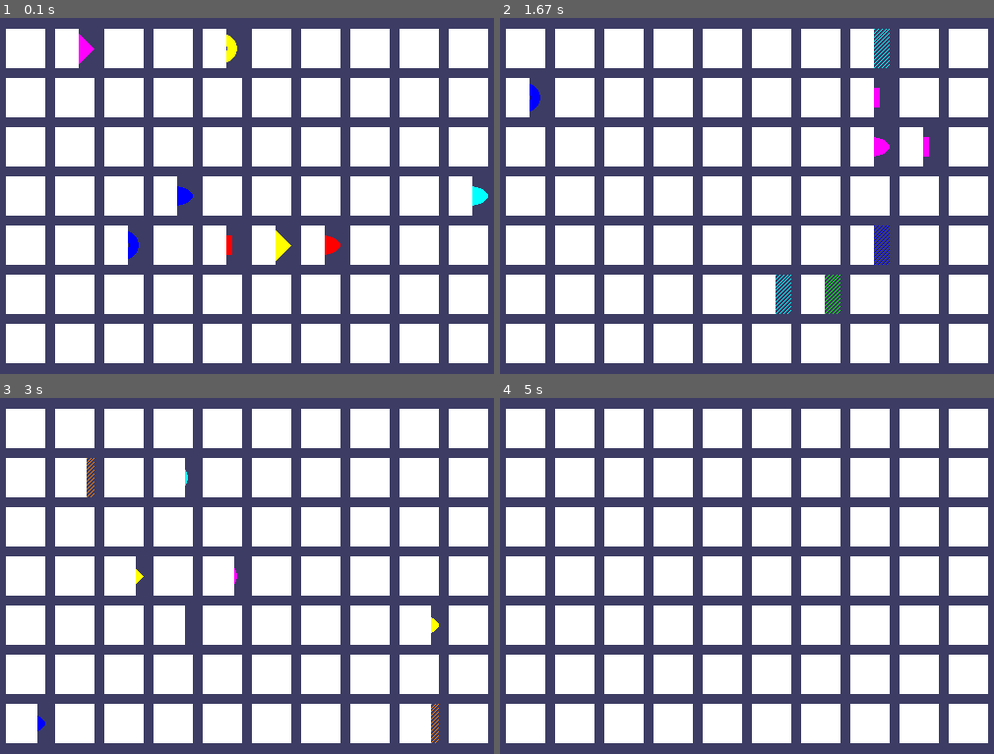
Above: before the commit, frames 1-4 (two rows, left to right).
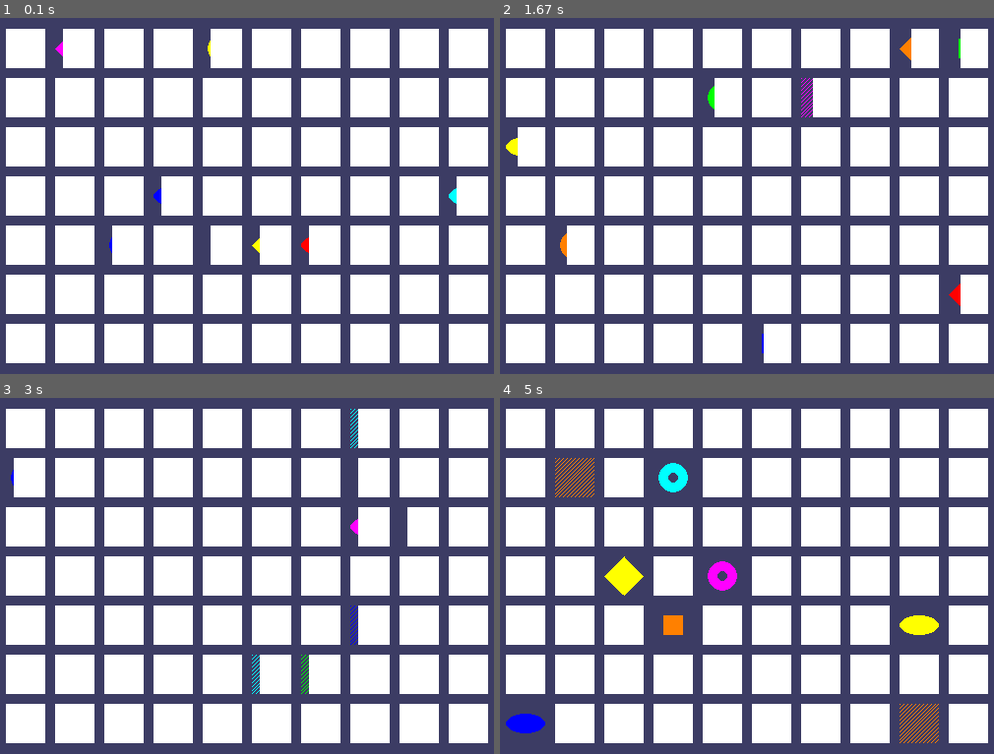
Above: after the commit, the same moments.

Repository: VasilakiG/PyGame
Game: pygame game, started from 3. Chapter/memorypuzzleModified.py
Same seed, same stepped clock (60 frames per second), same inputs: the game is played once before the commit and once after it.
Inputs:
- Up to frame 1 (0.1 s): no input
- Up to frame 2 (1.67 s): no input
- Up to frame 3 (3 s): no input
- Up to frame 4 (5 s): no input

The runs differ from the first frame. In frame 1, 4.2% of the frame differs, in the area x 11-99%, y 3-70%; in frame 2, 4.9%; in frame 3, 2.8%; in frame 4, 7.0%, in the area x 1-89%, y 16-97%.

Commit message:
UPD: Modified MemoryPuzzle and left the original

Diff:
--- a/3. Chapter/memorypuzzle.py
+++ b/3. Chapter/memorypuzzleModified.py
@@ -9,7 +9,9 @@
 FPS = 30 #frames per second
 WINDOW_WIDTH = 640 #size of window's width in pixels
 WINDOW_HEIGHT = 480 #size of window's height in pixels
-REVEAL_SPEED = 8 #speed boxes' sliding reveals and covers
+#--------овде е направена промена-------------
+REVEAL_SPEED = 4
+#---------------------------------------------
 BOX_SIZE = 40 #size of box height & width in pixels
 GAP_SIZE = 10 #size of gap between boxes in pixels
 BOARD_WIDTH = 10 #number of columns of icons
@@ -205,26 +207,27 @@
 
 
 def drawBoxCovers(board, boxes, coverage):
-    #Draws boxes being covererd/revealed. "boxes" is a list of two-item lists, which have the x & y spot of the box
     for box in boxes:
         left, top = leftTopCoordsOfBox(box[0], box[1])
         pygame.draw.rect(DISPLAY_SURFACE, BG_COLOR, (left, top, BOX_SIZE, BOX_SIZE))
+
         shape, color = getShapeAndColor(board, box[0], box[1])
         drawIcon(shape, color, box[0], box[1])
-        if coverage > 0: #only draw the cover if there is an coverage
-            pygame.draw.rect(DISPLAY_SURFACE, BOX_COLOR, (left, top, coverage, BOX_SIZE))
+
+        if coverage > 0:
+            #---------овде е направена измена---------------
+            pygame.draw.rect(DISPLAY_SURFACE, BOX_COLOR, (left + BOX_SIZE - coverage, top, coverage, BOX_SIZE))
+            #-----------------------------------------------
     pygame.display.update()
     FPS_CLOCK.tick(FPS)
 
 
 def revealBoxesAnimation(board, boxesToReveal):
-    #Do the "box reveal" animation
     for coverage in range(BOX_SIZE, (-REVEAL_SPEED) - 1, -REVEAL_SPEED):
         drawBoxCovers(board, boxesToReveal, coverage)
 
 
 def coverBoxesAnimation(board, boxesToCover):
-    #Do the "box cover" animation
     for coverage in range(0, BOX_SIZE + REVEAL_SPEED, REVEAL_SPEED):
         drawBoxCovers(board, boxesToCover, coverage)
 
@@ -265,16 +268,23 @@
 
 
 def gameWonAnimation(board):
-    #flash the background color when the player has won
 
     covered_boxes = generateRevealedBoxesData(True)
-    color1 = LIGHT_BG_COLOR
-    color2 = BG_COLOR
+
+    color1 = RED
+    color2 = YELLOW
 
     for i in range(13):
-        color1, color2 = color2, color1 #swap colors
-        DISPLAY_SURFACE.fill(color1)
-        drawBoard(board, covered_boxes)
+        color1, color2 = color2, color1
+
+        #----------овде е направена измена-------------------
+        for box_x in range(BOARD_WIDTH):
+            for box_y in range(BOARD_HEIGHT):
+                left, top = leftTopCoordsOfBox(box_x, box_y)
+                pygame.draw.rect(DISPLAY_SURFACE, color1, (left - 5, top - 5, BOX_SIZE + 10, BOX_SIZE + 10), 4)
+
+                drawIcon(*getShapeAndColor(board, box_x, box_y), box_x, box_y)
+        #----------------------------------------------------
         pygame.display.update()
         pygame.time.wait(300)
 
--- /dev/null
+++ b/3. Chapter/memorypuzzleOriginal.py
@@ -0,0 +1,292 @@
+# Memory Puzzle
+# By Al Sweigart al@inventwithpython.com
+# http://inventwithpython.com/pygame
+# Released under a "Simplified BSD" license
+
+import random, pygame, sys
+from pygame.locals import *
+
+FPS = 30 # frames per second, the general speed of the program
+WINDOWWIDTH = 640 # size of window's width in pixels
+WINDOWHEIGHT = 480 # size of windows' height in pixels
+REVEALSPEED = 8 # speed boxes' sliding reveals and covers
+BOXSIZE = 40 # size of box height & width in pixels
+GAPSIZE = 10 # size of gap between boxes in pixels
+BOARDWIDTH = 10 # number of columns of icons
+BOARDHEIGHT = 7 # number of rows of icons
+assert (BOARDWIDTH * BOARDHEIGHT) % 2 == 0, 'Board needs to have an even number of boxes for pairs of matches.'
+XMARGIN = int((WINDOWWIDTH - (BOARDWIDTH * (BOXSIZE + GAPSIZE))) / 2)
+YMARGIN = int((WINDOWHEIGHT - (BOARDHEIGHT * (BOXSIZE + GAPSIZE))) / 2)
+
+#            R    G    B
+GRAY     = (100, 100, 100)
+NAVYBLUE = ( 60,  60, 100)
+WHITE    = (255, 255, 255)
+RED      = (255,   0,   0)
+GREEN    = (  0, 255,   0)
+BLUE     = (  0,   0, 255)
+YELLOW   = (255, 255,   0)
+ORANGE   = (255, 128,   0)
+PURPLE   = (255,   0, 255)
+CYAN     = (  0, 255, 255)
+
+BGCOLOR = NAVYBLUE
+LIGHTBGCOLOR = GRAY
+BOXCOLOR = WHITE
+HIGHLIGHTCOLOR = BLUE
+
+DONUT = 'donut'
+SQUARE = 'square'
+DIAMOND = 'diamond'
+LINES = 'lines'
+OVAL = 'oval'
+
+ALLCOLORS = (RED, GREEN, BLUE, YELLOW, ORANGE, PURPLE, CYAN)
+ALLSHAPES = (DONUT, SQUARE, DIAMOND, LINES, OVAL)
+assert len(ALLCOLORS) * len(ALLSHAPES) * 2 >= BOARDWIDTH * BOARDHEIGHT, "Board is too big for the number of shapes/colors defined."
+
+def main():
+    global FPSCLOCK, DISPLAYSURF
+    pygame.init()
+    FPSCLOCK = pygame.time.Clock()
+    DISPLAYSURF = pygame.display.set_mode((WINDOWWIDTH, WINDOWHEIGHT))
+
+    mousex = 0 # used to store x coordinate of mouse event
+    mousey = 0 # used to store y coordinate of mouse event
+    pygame.display.set_caption('Memory Game')
+
+    mainBoard = getRandomizedBoard()
+    revealedBoxes = generateRevealedBoxesData(False)
+
+    firstSelection = None # stores the (x, y) of the first box clicked.
+
+    DISPLAYSURF.fill(BGCOLOR)
+    startGameAnimation(mainBoard)
+
+    while True: # main game loop
+        mouseClicked = False
+
+        DISPLAYSURF.fill(BGCOLOR) # drawing the window
+        drawBoard(mainBoard, revealedBoxes)
+
+        for event in pygame.event.get(): # event handling loop
+            if event.type == QUIT or (event.type == KEYUP and event.key == K_ESCAPE):
+                pygame.quit()
+                sys.exit()
+            elif event.type == MOUSEMOTION:
+                mousex, mousey = event.pos
+            elif event.type == MOUSEBUTTONUP:
+                mousex, mousey = event.pos
+                mouseClicked = True
+
+        boxx, boxy = getBoxAtPixel(mousex, mousey)
+        if boxx != None and boxy != None:
+            # The mouse is currently over a box.
+            if not revealedBoxes[boxx][boxy]:
+                drawHighlightBox(boxx, boxy)
+            if not revealedBoxes[boxx][boxy] and mouseClicked:
+                revealBoxesAnimation(mainBoard, [(boxx, boxy)])
+                revealedBoxes[boxx][boxy] = True # set the box as "revealed"
+                if firstSelection == None: # the current box was the first box clicked
+                    firstSelection = (boxx, boxy)
+                else: # the current box was the second box clicked
+                    # Check if there is a match between the two icons.
+                    icon1shape, icon1color = getShapeAndColor(mainBoard, firstSelection[0], firstSelection[1])
+                    icon2shape, icon2color = getShapeAndColor(mainBoard, boxx, boxy)
+
+                    if icon1shape != icon2shape or icon1color != icon2color:
+                        # Icons don't match. Re-cover up both selections.
+                        pygame.time.wait(1000) # 1000 milliseconds = 1 sec
+                        coverBoxesAnimation(mainBoard, [(firstSelection[0], firstSelection[1]), (boxx, boxy)])
+                        revealedBoxes[firstSelection[0]][firstSelection[1]] = False
+                        revealedBoxes[boxx][boxy] = False
+                    elif hasWon(revealedBoxes): # check if all pairs found
+                        gameWonAnimation(mainBoard)
+                        pygame.time.wait(2000)
+
+                        # Reset the board
+                        mainBoard = getRandomizedBoard()
+                        revealedBoxes = generateRevealedBoxesData(False)
+
+                        # Show the fully unrevealed board for a second.
+                        drawBoard(mainBoard, revealedBoxes)
+                        pygame.display.update()
+                        pygame.time.wait(1000)
+
+                        # Replay the start game animation.
+                        startGameAnimation(mainBoard)
+                    firstSelection = None # reset firstSelection variable
+
+        # Redraw the screen and wait a clock tick.
+        pygame.display.update()
+        FPSCLOCK.tick(FPS)
+
+
+def generateRevealedBoxesData(val):
+    revealedBoxes = []
+    for i in range(BOARDWIDTH):
+        revealedBoxes.append([val] * BOARDHEIGHT)
+    return revealedBoxes
+
+
+def getRandomizedBoard():
+    # Get a list of every possible shape in every possible color.
+    icons = []
+    for color in ALLCOLORS:
+        for shape in ALLSHAPES:
+            icons.append( (shape, color) )
+
+    random.shuffle(icons) # randomize the order of the icons list
+    numIconsUsed = int(BOARDWIDTH * BOARDHEIGHT / 2) # calculate how many icons are needed
+    icons = icons[:numIconsUsed] * 2 # make two of each
+    random.shuffle(icons)
+
+    # Create the board data structure, with randomly placed icons.
+    board = []
+    for x in range(BOARDWIDTH):
+        column = []
+        for y in range(BOARDHEIGHT):
+            column.append(icons[0])
+            del icons[0] # remove the icons as we assign them
+        board.append(column)
+    return board
+
+
+def splitIntoGroupsOf(groupSize, theList):
+    # splits a list into a list of lists, where the inner lists have at
+    # most groupSize number of items.
+    result = []
+    for i in range(0, len(theList), groupSize):
+        result.append(theList[i:i + groupSize])
+    return result
+
+
+def leftTopCoordsOfBox(boxx, boxy):
+    # Convert board coordinates to pixel coordinates
+    left = boxx * (BOXSIZE + GAPSIZE) + XMARGIN
+    top = boxy * (BOXSIZE + GAPSIZE) + YMARGIN
+    return (left, top)
+
+
+def getBoxAtPixel(x, y):
+    for boxx in range(BOARDWIDTH):
+        for boxy in range(BOARDHEIGHT):
+            left, top = leftTopCoordsOfBox(boxx, boxy)
+            boxRect = pygame.Rect(left, top, BOXSIZE, BOXSIZE)
+            if boxRect.collidepoint(x, y):
+                return (boxx, boxy)
+    return (None, None)
+
+
+def drawIcon(shape, color, boxx, boxy):
+    quarter = int(BOXSIZE * 0.25) # syntactic sugar
+    half =    int(BOXSIZE * 0.5)  # syntactic sugar
+
+    left, top = leftTopCoordsOfBox(boxx, boxy) # get pixel coords from board coords
+    # Draw the shapes
+    if shape == DONUT:
+        pygame.draw.circle(DISPLAYSURF, color, (left + half, top + half), half - 5)
+        pygame.draw.circle(DISPLAYSURF, BGCOLOR, (left + half, top + half), quarter - 5)
+    elif shape == SQUARE:
+        pygame.draw.rect(DISPLAYSURF, color, (left + quarter, top + quarter, BOXSIZE - half, BOXSIZE - half))
+    elif shape == DIAMOND:
+        pygame.draw.polygon(DISPLAYSURF, color, ((left + half, top), (left + BOXSIZE - 1, top + half), (left + half, top + BOXSIZE - 1), (left, top + half)))
+    elif shape == LINES:
+        for i in range(0, BOXSIZE, 4):
+            pygame.draw.line(DISPLAYSURF, color, (left, top + i), (left + i, top))
+            pygame.draw.line(DISPLAYSURF, color, (left + i, top + BOXSIZE - 1), (left + BOXSIZE - 1, top + i))
+    elif shape == OVAL:
+        pygame.draw.ellipse(DISPLAYSURF, color, (left, top + quarter, BOXSIZE, half))
+
+
+def getShapeAndColor(board, boxx, boxy):
+    # shape value for x, y spot is stored in board[x][y][0]
+    # color value for x, y spot is stored in board[x][y][1]
+    return board[boxx][boxy][0], board[boxx][boxy][1]
+
+
+def drawBoxCovers(board, boxes, coverage):
+    # Draws boxes being covered/revealed. "boxes" is a list
+    # of two-item lists, which have the x & y spot of the box.
+    for box in boxes:
+        left, top = leftTopCoordsOfBox(box[0], box[1])
+        pygame.draw.rect(DISPLAYSURF, BGCOLOR, (left, top, BOXSIZE, BOXSIZE))
+        shape, color = getShapeAndColor(board, box[0], box[1])
+        drawIcon(shape, color, box[0], box[1])
+        if coverage > 0: # only draw the cover if there is an coverage
+            pygame.draw.rect(DISPLAYSURF, BOXCOLOR, (left, top, coverage, BOXSIZE))
+    pygame.display.update()
+    FPSCLOCK.tick(FPS)
+
+
+def revealBoxesAnimation(board, boxesToReveal):
+    # Do the "box reveal" animation.
+    for coverage in range(BOXSIZE, (-REVEALSPEED) - 1, -REVEALSPEED):
+        drawBoxCovers(board, boxesToReveal, coverage)
+
+
+def coverBoxesAnimation(board, boxesToCover):
+    # Do the "box cover" animation.
+    for coverage in range(0, BOXSIZE + REVEALSPEED, REVEALSPEED):
+        drawBoxCovers(board, boxesToCover, coverage)
+
+
+def drawBoard(board, revealed):
+    # Draws all of the boxes in their covered or revealed state.
+    for boxx in range(BOARDWIDTH):
+        for boxy in range(BOARDHEIGHT):
+            left, top = leftTopCoordsOfBox(boxx, boxy)
+            if not revealed[boxx][boxy]:
+                # Draw a covered box.
+                pygame.draw.rect(DISPLAYSURF, BOXCOLOR, (left, top, BOXSIZE, BOXSIZE))
+            else:
+                # Draw the (revealed) icon.
+                shape, color = getShapeAndColor(board, boxx, boxy)
+                drawIcon(shape, color, boxx, boxy)
+
+
+def drawHighlightBox(boxx, boxy):
+    left, top = leftTopCoordsOfBox(boxx, boxy)
+    pygame.draw.rect(DISPLAYSURF, HIGHLIGHTCOLOR, (left - 5, top - 5, BOXSIZE + 10, BOXSIZE + 10), 4)
+
+
+def startGameAnimation(board):
+    # Randomly reveal the boxes 8 at a time.
+    coveredBoxes = generateRevealedBoxesData(False)
+    boxes = []
+    for x in range(BOARDWIDTH):
+        for y in range(BOARDHEIGHT):
+            boxes.append( (x, y) )
+    random.shuffle(boxes)
+    boxGroups = splitIntoGroupsOf(8, boxes)
+
+    drawBoard(board, coveredBoxes)
+    for boxGroup in boxGroups:
+        revealBoxesAnimation(board, boxGroup)
+        coverBoxesAnimation(board, boxGroup)
+
+
+def gameWonAnimation(board):
+    # flash the background color when the player has won
+    coveredBoxes = generateRevealedBoxesData(True)
+    color1 = LIGHTBGCOLOR
+    color2 = BGCOLOR
+
+    for i in range(13):
+        color1, color2 = color2, color1 # swap colors
+        DISPLAYSURF.fill(color1)
+        drawBoard(board, coveredBoxes)
+        pygame.display.update()
+        pygame.time.wait(300)
+
+
+def hasWon(revealedBoxes):
+    # Returns True if all the boxes have been revealed, otherwise False
+    for i in revealedBoxes:
+        if False in i:
+            return False # return False if any boxes are covered.
+    return True
+
+
+if __name__ == '__main__':
+    main()
